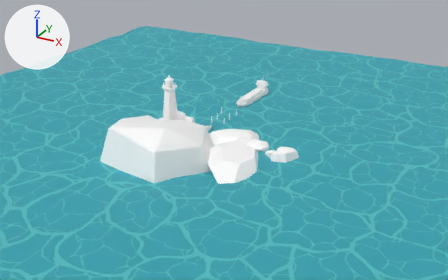
Two versions of the FBX model Unity/Assets/Resources/Meshs/ChangJing/changjing6_5.fbx, one commit apart.
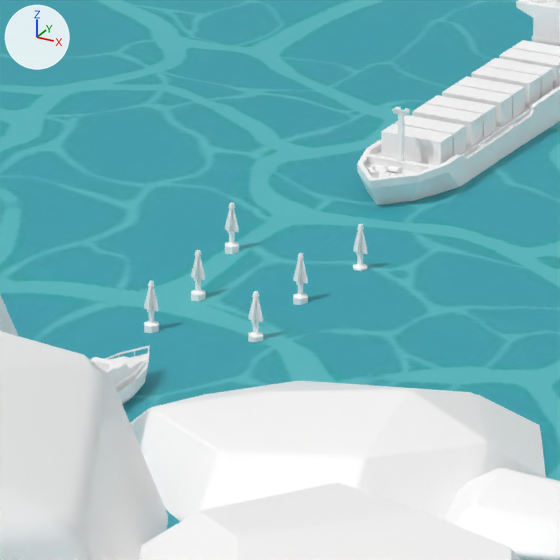
Old and new are each drawn from a 50 mm camera at (231.1, -406.6, 190.7) aimed at (4.1, 6.0, -15.6) and again close up on the part from 43% to 58% of the width and 30% to 54% of the height. Every picture has the same lights, and +X, +Y and +Z are marked at upper left. Where no turn or scale is listed for an object, it has been applied to the vertices.

In view in the first close-up: 'DaHuoLun3', 'FuPiao_Red', 'FuPiao_Red1', 'FuPiao_Red14', 'FuPiao_Red15', 'FuPiao_Red4', 'FuPiao_Red7', 'KuaiTing', 'shuimian'.
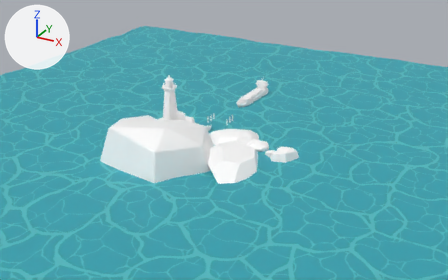
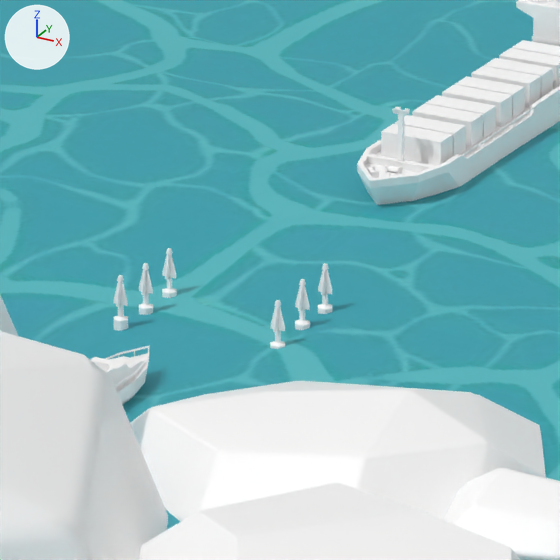
Boxes [x1, y1, x2, y2] around the edits, measured in the close-ups (560 x 560 px):
'FuPiao_Red1', moved
    before: [144, 280, 159, 333]
    after: [114, 275, 128, 331]
'FuPiao_Red15', moved
    before: [191, 250, 205, 301]
    after: [139, 263, 153, 315]
'FuPiao_Red', moved
    before: [248, 291, 263, 342]
    after: [270, 300, 285, 349]
'FuPiao_Red7', moved
    before: [225, 202, 239, 254]
    after: [162, 248, 177, 298]
'FuPiao_Red4', moved
    before: [353, 224, 367, 271]
    after: [318, 263, 333, 314]
'FuPiao_Red14', moved
    before: [293, 253, 308, 305]
    after: [295, 279, 310, 330]

Edits to the bpy script that builds the scene:
```text
Change ob_fupiao_red4:
    ob_fupiao_red4.location: (6.9, 22.9, 2.9) -> (8.9, 11.7, 2.9)
Change ob_fupiao_red15:
    ob_fupiao_red15.location: (-5.4, 11.8, 1.6) -> (-8.7, 7.1, 1.2)
Change ob_fupiao_red1:
    ob_fupiao_red1.location: (-5.5, 2.7, 1.5) -> (-8.9, 2.5, 1.5)
Change ob_fupiao_red7:
    ob_fupiao_red7.location: (-7.7, 22.8, 2.6) -> (-8.8, 11.9, 1.2)
Change ob_fupiao_red:
    ob_fupiao_red.location: (5.8, 3.3, 2.4) -> (8.8, 2.2, 2.4)
Change ob_fupiao_red14:
    ob_fupiao_red14.location: (5.3, 13.4, 2.8) -> (8.8, 7.3, 2.8)
```
